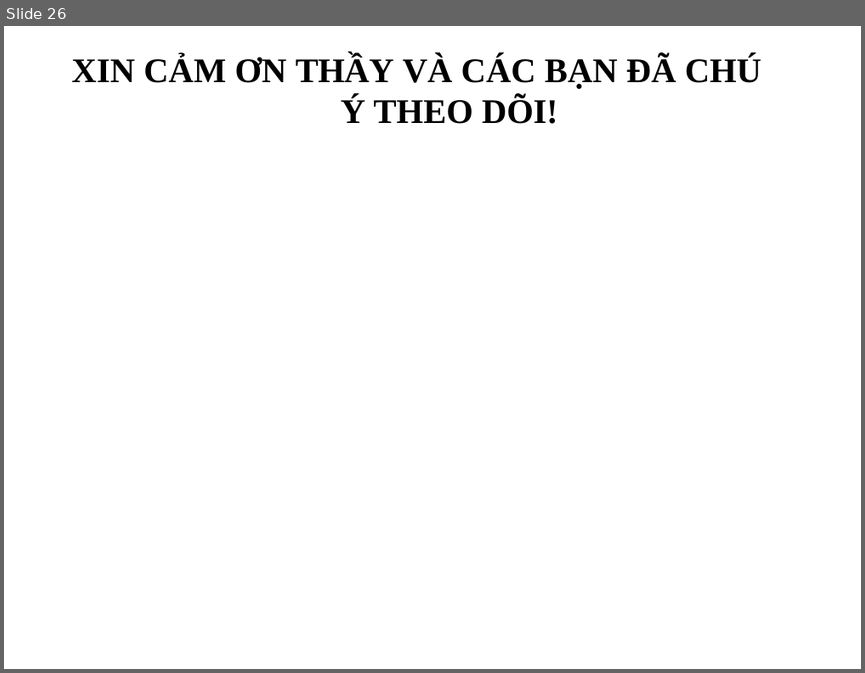
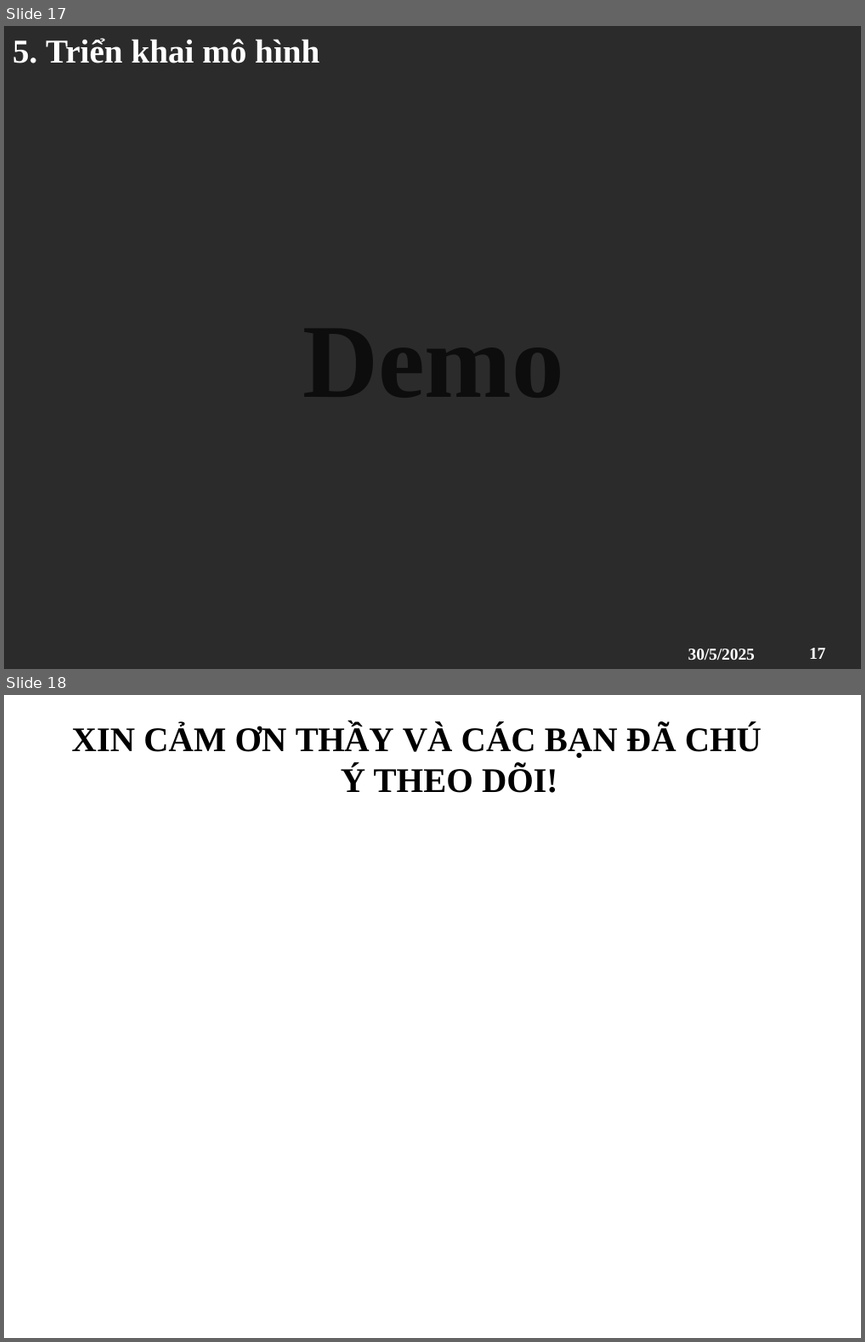
Before and after one commit to VietHung3004/Project_2, a slide deck: cnpm pdf.pptx. Shown one above the other, each under a label of ours: slide 26 before the commit, slides 17 and 18 after it. The pictures are 865x673 and 865x1342 pixels, drawn with LibreOffice and Linux fonts; fonts in the diff are those of the drawing; background and template pictures are left out; a plain dark background stands for a picture behind light text. Boxes give left, top, right and bottom in pixels: in the first picture for what was removed or moved away, otherwise in the second. Text is boxed around its words. In the diff, an @@ line names an element or a change of style, - is before the commit and + after.

```diff
--- a/cnpm pdf.pptx
+++ b/cnpm pdf.pptx
@@ slide 17 added at [4,26,861,669], background picture (left out) @@
@@ title added at [12,38,319,63], 28 pt, text #FFFFFF, bold @@
+5. Triển khai mô hình
@@ text added at [29,276,836,420], 88 pt, text #0D0D0D, bold @@
+Demo
@@ text added at [688,648,755,659], 14 pt, text #FFFFFF, bold @@
+30/5/2025
@@ page number added at [809,647,825,658], 14 pt, text #FFFFFF, bold @@
+17
@@ what was slide 26 is now slide 18 @@
```
Also in this commit, not shown: 1 slide changed, 4 other slides added, 13 slides removed, 6 other files.
